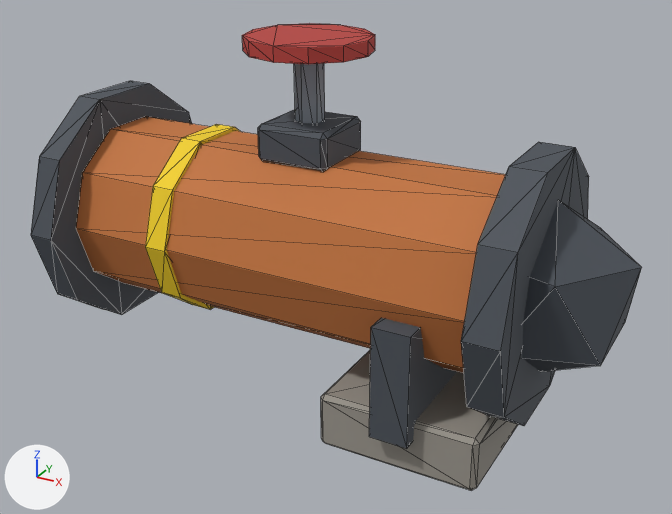
The glTF model export/tuyau_bout_t1.glb, before and after one commit.
The view is the same before and after, from a 50 mm lens placed at (0.242, -0.794, 0.562), pointed at (-0.188, -0.012, 0.171). Arrows for +X, +Y and +Z are at lower left; the lights stay in place. The older version comes first. Mesh edges are drawn as thin lines. Vertices at exactly the same position are counted once.

Names of what the first picture shows: 'pieces_acier.038', 'pieces_acier_sombre.044', 'pieces_beton.044', 'pieces_cuivre.016', 'pieces_rive_t1.014', 'pieces_rouge.008'.
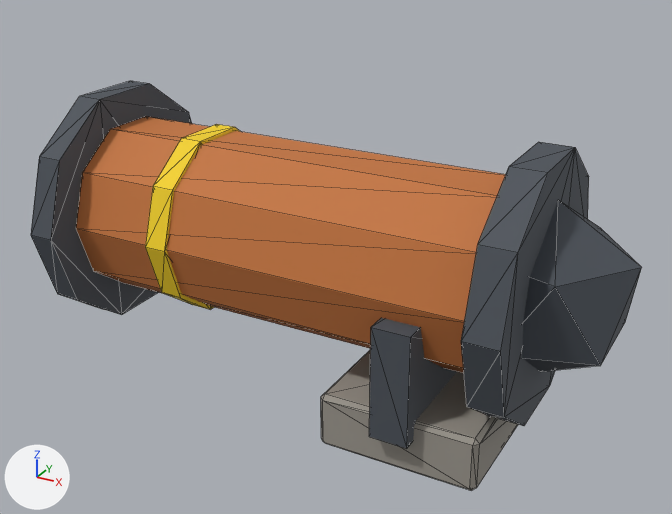
Changed parts and their boxes (x1, y1, x2, y2) in the pictures (672 x 514 px):
'pieces_rouge.008', deleted (red)
    before: (242, 23, 375, 64)
'pieces_acier.038', deleted
    before: (294, 63, 325, 123)
part 1 of me_pieces_acier_sombre_056, deleted
    before: (258, 109, 361, 172)

What changed in the scene script:
```text
Change me_pieces_acier_sombre_056:
    used by ob_pieces_acier_sombre_044; location = (0.0, 0.0, 0.0)
    remove me_pieces_acier_sombre_056.from_pydata(...)  # 84 vertices, 148 faces; spans x -0.494..0.115, y -0.138..0.138, z 0.04..0.311
    add me_pieces_acier_sombre_056.from_pydata(...)  # 60 vertices, 104 faces; spans x -0.494..0.115, y -0.138..0.138, z 0.04..0.311
    me_pieces_acier_sombre_056 part 1: the loose piece of 24 vertices spanning x -0.265..-0.185, y -0.04..0.04, z 0.27..0.31 is deleted
Remove ob_pieces_acier_038:
    ob_pieces_acier_038 = bpy.data.objects.new('pieces_acier.038', me_pieces_acier_050)
    ob_pieces_acier_038.location = (0.0, 0.0, 0.0)
Remove ob_pieces_rouge_008:
    ob_pieces_rouge_008 = bpy.data.objects.new('pieces_rouge.008', me_pieces_rouge_012)
    ob_pieces_rouge_008.location = (0.0, 0.0, 0.0)
```
